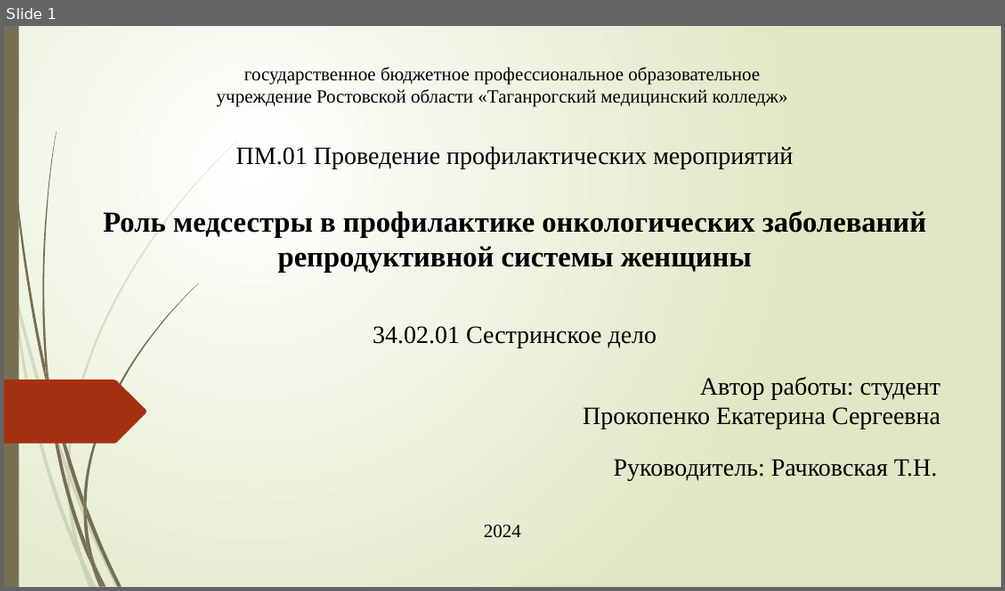
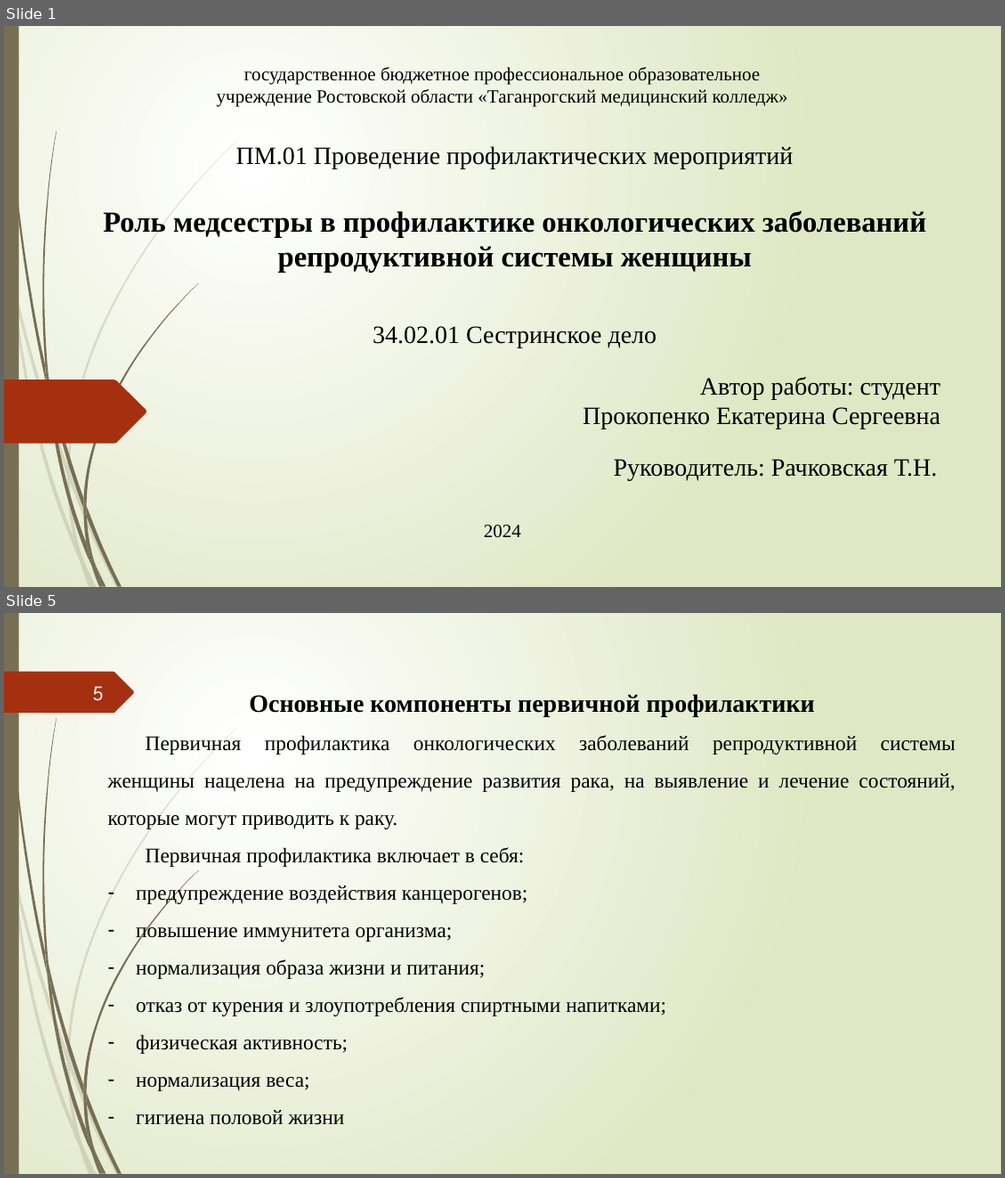
Before and after one commit to cottarius/kate-kurs, a slide deck: ProkopenkoES.pptx. Shown one above the other, each under a label of ours: slide 1 before the commit, slides 1 and 5 after it; the slides between them are not shown. The pictures are 1005x591 and 1005x1178 pixels, drawn with LibreOffice and Linux fonts; fonts in the diff are those of the drawing. Boxes give left, top, right and bottom in pixels: in the first picture for what was removed or moved away, otherwise in the second. Text is boxed around its words. In the diff, an @@ line names an element or a change of style, - is before the commit and + after.

```diff
--- a/ProkopenkoES.pptx
+++ b/ProkopenkoES.pptx
@@ slide 5 added at (4, 613, 1001, 1174), background gradient #FFFFFF to #DFE8C4; not listed: 23 template elements that a slide beside it also shows @@
@@ freeform shape added at (4, 672, 134, 713), fill #A53010 @@
@@ page number added at (93, 686, 104, 701), 20 pt, text #FEFFFF @@
+5
@@ text added at (108, 694, 955, 1125), 20 pt, text #000000 @@
+Основные компоненты первичной профилактики
+Первичная профилактика онкологических заболеваний репродуктивной системы женщины нацелена на предупреждение развития рака, на выявление и лечение состояний, которые могут приводить к раку.
+Первичная профилактика включает в себя:
+– предупреждение воздействия канцерогенов;
+– повышение иммунитета организма;
+– нормализация образа жизни и питания;
+– отказ от курения и злоупотребления спиртными напитками;
+– физическая активность;
+– нормализация веса;
+– гигиена половой жизни
```
Also in this commit, not shown: 1 slide changed, 14 other slides added, 2 other files.
